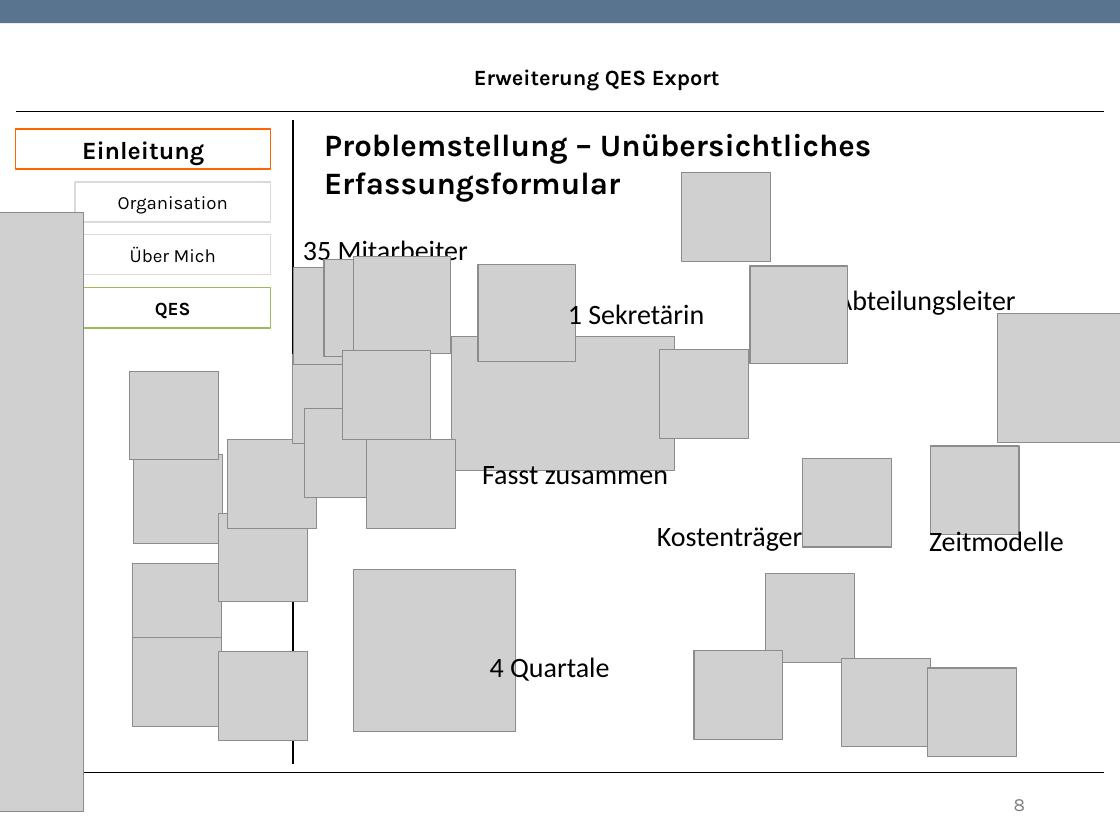
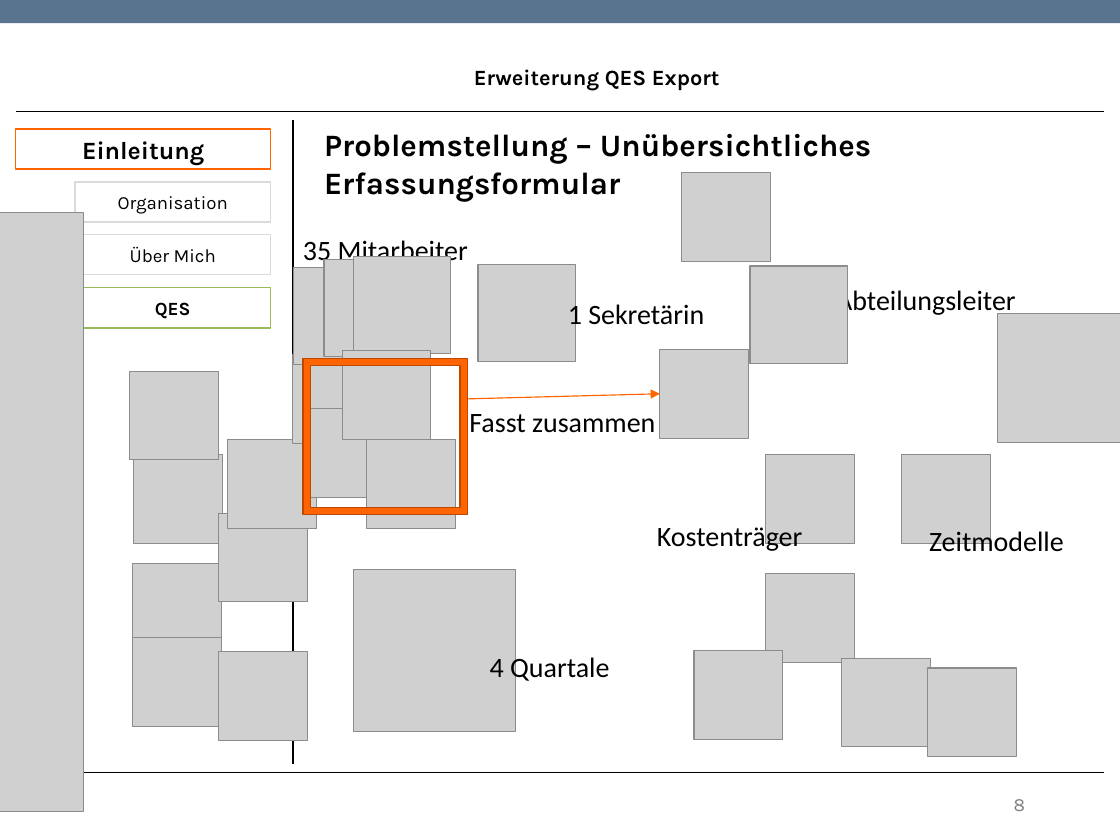
Before and after one commit to TwoHorus/dbExelExportLaravel, a slide deck: slide 8 of DOC/Fachgespraech.pptx. Drawn at 1120x840 pixels with LibreOffice and Linux fonts; fonts in the diff are those of the drawing; grey boxes stand for pictures; background and template pictures are left out. Boxes give left, top, right and bottom in pixels: in the first picture for what was removed or moved away, otherwise in the second. Text is boxed around its words. In the diff, an @@ line names an element or a change of style, - is before the commit and + after.

```diff
--- a/DOC/Fachgespraech.pptx
+++ b/DOC/Fachgespraech.pptx
@@ frame added at (304, 358, 467, 514), fill #FF6400, outline #BD4A00 0.85 pt @@
@@ picture removed at (451, 336, 674, 470) @@
@@ text "Fasst zusammen" rewrapped from (482, 466, 668, 491) to (469, 414, 655, 433) @@
@@ arrow added from (467, 399) to (660, 394), #FF6400 0.75 pt @@
@@ picture: place and size @@
-picture at (803, 458, 892, 547)
+picture at (766, 455, 855, 543)
@@ picture: place and size @@
-picture at (931, 446, 1019, 534)
+picture at (902, 455, 990, 543)
```
